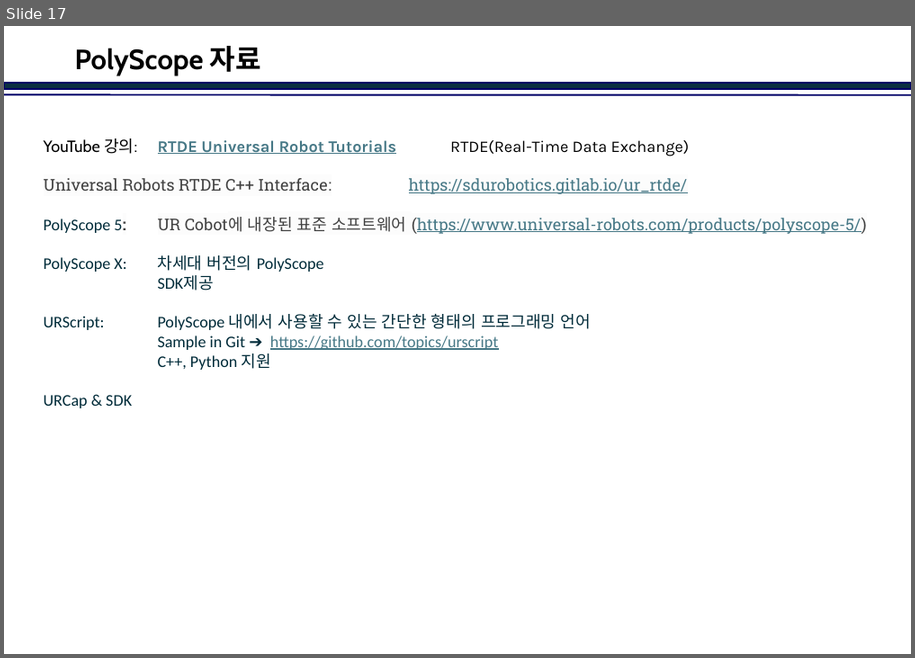
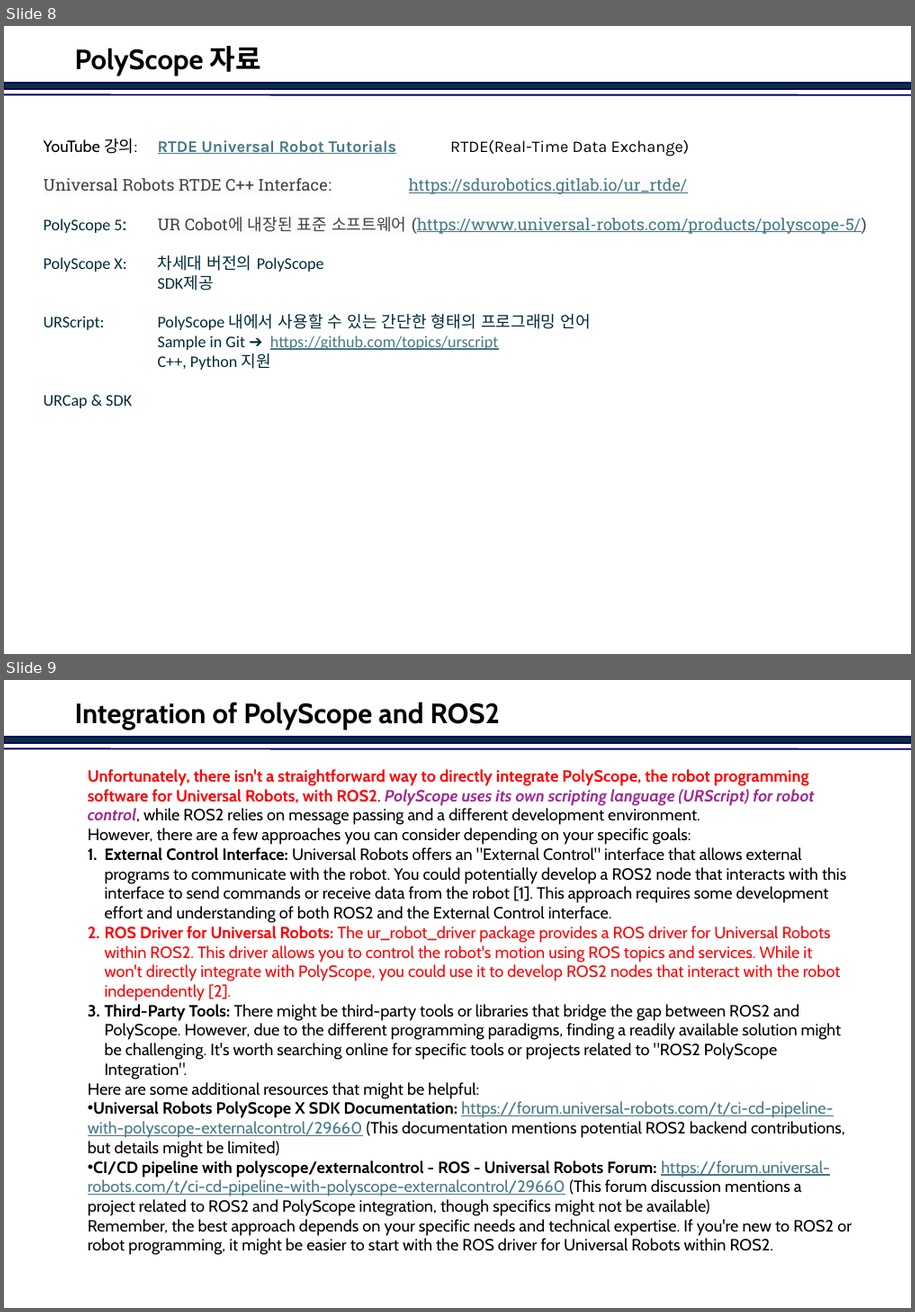
Before and after one commit to jinkabpark/SamickThk_Analysis, a slide deck: 허종원/DDS&Nodes.pptx. Shown one above the other, each under a label of ours: slide 17 before the commit, slides 8 and 9 after it. The pictures are 915x658 and 915x1312 pixels, drawn with LibreOffice and Linux fonts; fonts in the diff are those of the drawing; background and template pictures are left out. Boxes give left, top, right and bottom in pixels: in the first picture for what was removed or moved away, otherwise in the second. Text is boxed around its words. In the diff, an @@ line names an element or a change of style, - is before the commit and + after.

Commit message:
Add files via upload
Dispatcher 사항 제거
PolyScope와 연동방안 검토

```diff
--- a/허종원/DDS&Nodes.pptx
+++ b/허종원/DDS&Nodes.pptx
@@ slide 9 added at <box>4,680,911,1308</box>, background #FFFFFF; not listed: 2 template elements that a slide beside it also shows @@
@@ title added at <box>75,702,500,730</box>, 24 pt, text #000000, bold @@
+Integration of PolyScope and ROS2
@@ text added at <box>88,769,852,1255</box>, 14 pt, text #000000 @@
+Unfortunately, there isn't a straightforward way to directly integrate PolyScope, the robot programming software for Universal Robots, with ROS2. PolyScope uses its own scripting language (URScript) for robot control, while ROS2 relies on message passing and a different development environment.
+However, there are a few approaches you can consider depending on your specific goals:
+1. External Control Interface: Universal Robots offers an "External Control" interface that allows external programs to communicate with the robot. You could potentially develop a ROS2 node that interacts with this interface to send commands or receive data from the robot [1]. This approach requires some development effort and understanding of both ROS2 and the External Control interface.
+2. ROS Driver for Universal Robots: The ur_robot_driver package provides a ROS driver for Universal Robots within ROS2. This driver allows you to control the robot's motion using ROS topics and services. While it won't directly integrate with PolyScope, you could use it to develop ROS2 nodes that interact with the robot independently [2].
+3. Third-Party Tools: There might be third-party tools or libraries that bridge the gap between ROS2 and PolyScope. However, due to the different programming paradigms, finding a readily available solution might be challenging. It's worth searching online for specific tools or projects related to "ROS2 PolyScope Integration".
+Here are some additional resources that might be helpful:
+• Universal Robots PolyScope X SDK Documentation: https://forum.universal-robots.com/t/ci-cd-pipeline-with-polyscope-externalcontrol/29660 (This documentation mentions potential ROS2 backend contributions, but details might be limited)
+• CI/CD pipeline with polyscope/externalcontrol - ROS - Universal Robots Forum: https://forum.universal-robots.com/t/ci-cd-pipeline-with-polyscope-externalcontrol/29660 (This forum discussion mentions a project related to ROS2 and PolyScope integration, though specifics might not be available)
+Remember, the best approach depends on your specific needs and technical expertise. If you're new to ROS2 or robot programming, it might be easier to start with the ROS driver for Universal Robots within ROS2.
@@ what was slide 17 is now slide 8 @@
```
Also in this commit, not shown: 2 slides changed, 1 other slide added, 9 slides removed.
